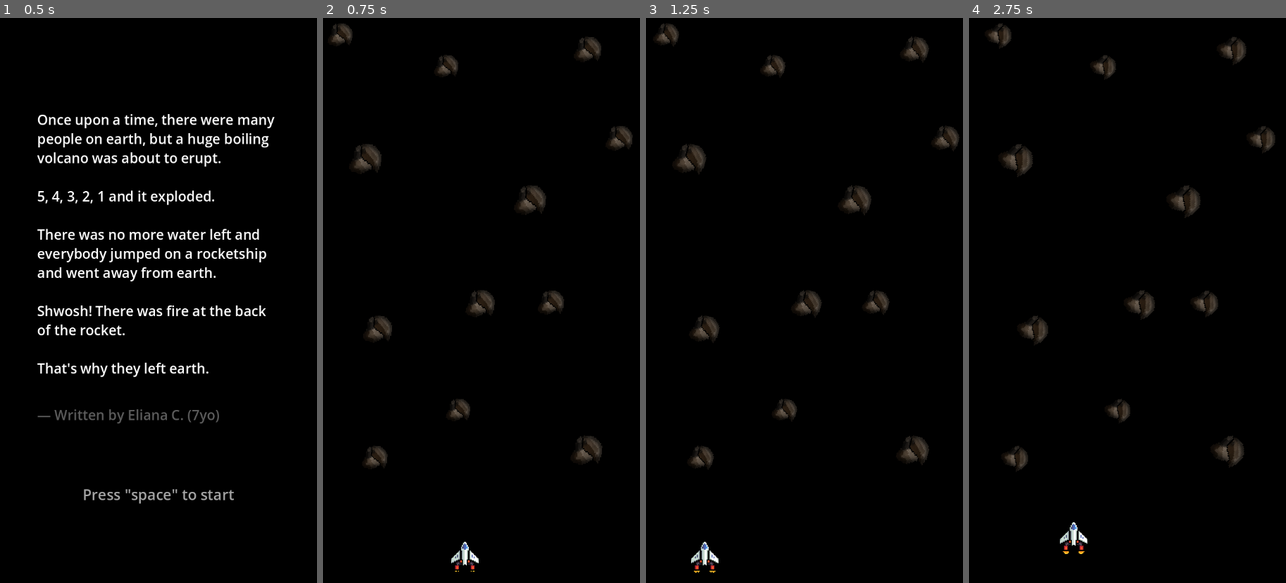
Above: before the commit, frames 1-4 (left to right).
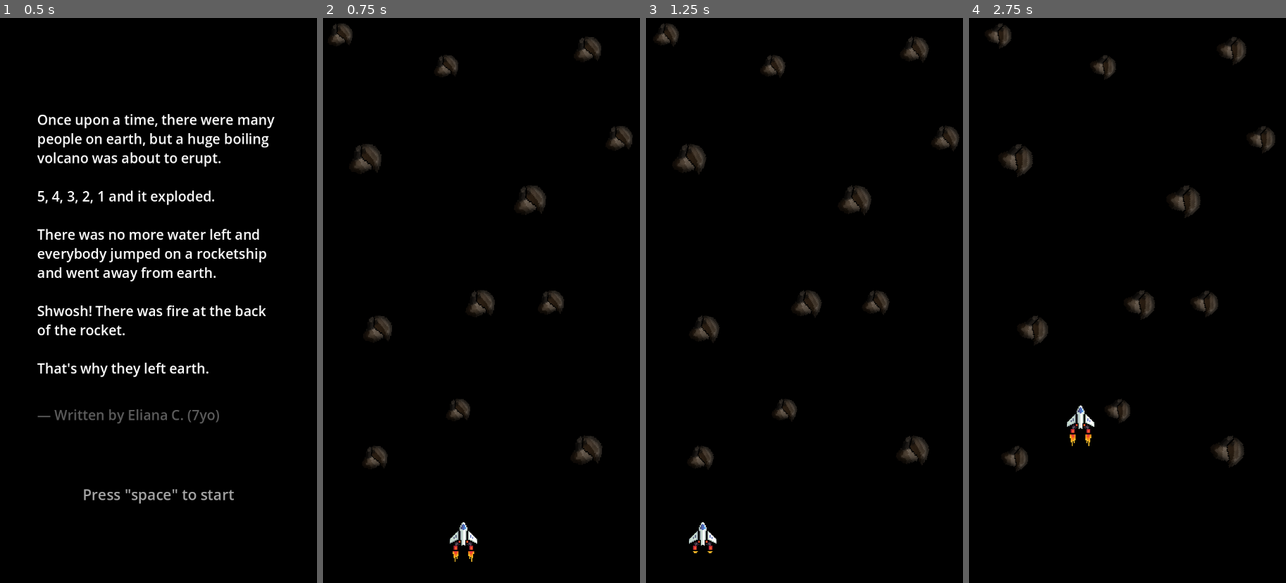
Above: after the commit, the same moments.

Repository: matheusbaumgart/oneshot-space
Game: Godot game, scene res://scenes/intro.tscn
Same seed, same stepped clock (60 frames per second), same inputs: the game is played once before the commit and once after it. Sound files missing from this copy of the repository are replaced by a short silence.
Inputs (mouse positions are in pixels of both pictures, inside the frame that each line leads up to):
- Up to frame 1 (0.5 s): no input
- Up to frame 2 (0.75 s): tap Space (move_up) at 0.5 s; move the mouse to (551, 272) at 0.52 s; hold Space (move_up) from 0.53 s (still down); click (551, 272) at 0.67 s
- Up to frame 3 (1.25 s): keep holding Space (move_up)
- Up to frame 4 (2.75 s): move the mouse to (1064, 328) at 1.27 s; release Space (move_up) at 1.28 s; move the mouse to (1159, 176) at 2.02 s; hold Space (move_up) from 2.03 s (still down)

Frame 1 is identical in both runs. In frame 2, 0.4% of the frame differs, in the area x 40-50%, y 89-98%; in frame 3, 0.4%; in frame 4, 0.5%, in the area x 28-40%, y 68-95%.

Commit message:
fix movement on web

Diff:
--- a/scripts/main.gd
+++ b/scripts/main.gd
@@ -1,8 +1,8 @@
 extends Node2D
 
-#func _input(event):
-	#if event is InputEventScreenTouch:
-		#if event.pressed:
-			#Input.action_press("move_up")  # Simulate space key press
-		#else:
-			#Input.action_release("move_up")  # Simulate space key release
+func _input(event):
+	if event is InputEventScreenTouch:
+		if event.pressed:
+			Input.action_press("move_up")  # Simulate space key press
+		else:
+			Input.action_release("move_up")  # Simulate space key release
--- a/scripts/spaceship.gd
+++ b/scripts/spaceship.gd
@@ -25,24 +25,31 @@
 func _process(delta):
 	if Input.is_action_pressed("move_up"):
 		if not is_moving:
-			audio_move_start.play()  # Play start sound once
-			await audio_move_start.finished  # Wait for start sound to finish
-			audio_move_hold.play()  # Play looping hold sound
 			is_moving = true
+			audio_move_start.play()
+			# Don't await; start the hold sound after a short delay instead
+			get_tree().create_timer(0.1).timeout.connect(_play_engine_hold)
+
 		engine_fire.play('power')
 		velocity.y = MOVE_UP_FORCE
 		velocity.x = -REDUCED_SPEED if moving_left else REDUCED_SPEED  # Slower horizontal movement
+
 	else:
 		if is_moving:
 			audio_move_hold.stop()
-			audio_move_end.play()  # Play stop sound once
+			audio_move_end.play()
 			is_moving = false
+
 		engine_fire.play('idle')
 		velocity.y = 0
 		velocity.x = -SPEED if moving_left else SPEED
 
 	move_and_slide()
 	check_screen_bounds()
+
+func _play_engine_hold():
+	if is_moving and not audio_move_hold.playing:
+		audio_move_hold.play()
 
 func check_screen_bounds():
 	var screen_width = get_viewport_rect().size.x
Binary file changed: docs/index.icon.png
Not shown, changed: docs/index.html
Not shown, changed: docs/index.pck
